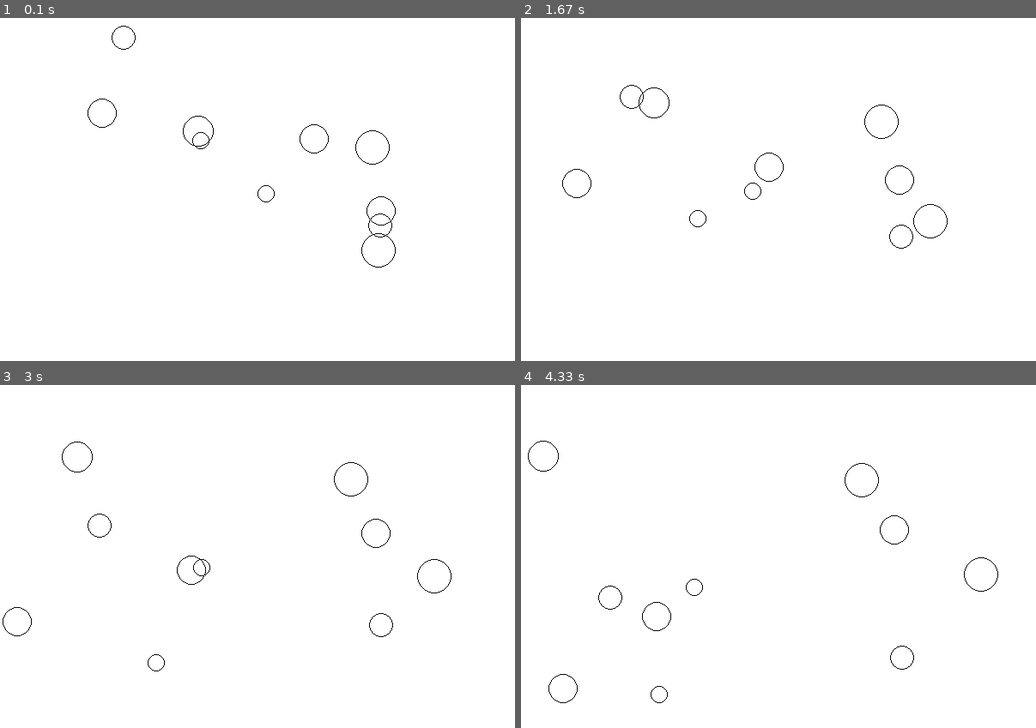
Above: before the commit, frames 1-4 (two rows, left to right).
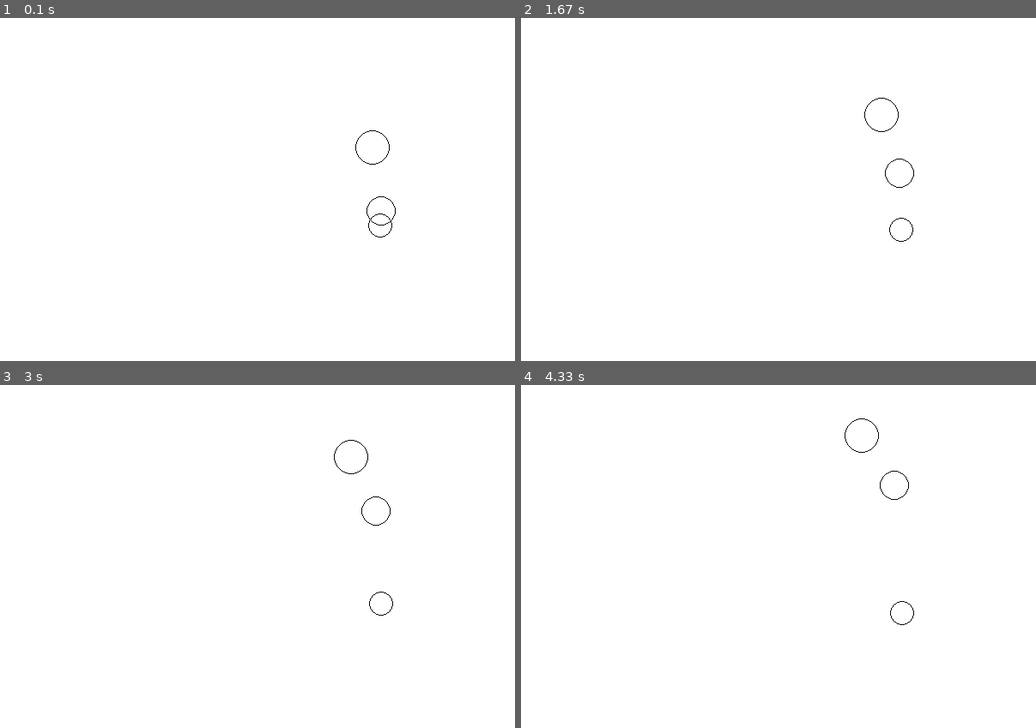
Above: after the commit, the same moments.

Repository: shantanu404/pygame-physics
Game: pygame game, started from main.py
Two runs of this game, one before a commit and one after it. Both use one fixed random seed, a clock stepped at 60 frames per second and the inputs below.
Inputs (mouse positions are in pixels of both pictures, inside the frame that each line leads up to):
- Up to frame 1 (0.1 s): no input
- Up to frame 2 (1.67 s): press the mouse at (778, 210) at 0.37 s; move the mouse to (716, 203) at 0.47 s; release the mouse at (654, 192) at 0.6 s
- Up to frame 3 (3 s): no input
- Up to frame 4 (4.33 s): no input

The runs differ from the first frame. In frame 1, 0.2% of the frame differs, in the area x 17-77%, y 2-73%; in frame 2, 0.5%; in frame 3, 0.5%; in frame 4, 0.5%, in the area x 1-93%, y 9-93%.

Commit message:
Tutorial 7 - Making the simulation interective

Diff:
--- a/force.py
+++ b/force.py
@@ -1,3 +1,3 @@
-GRAVITY = (0, 0.002)
+GRAVITY = (0, 0.0005)
 DRAG = 0.0001
 ELASTICITY = 0.8
--- a/main.py
+++ b/main.py
@@ -1,17 +1,18 @@
 import math
 import random
 import pygame
+
 import particle
-
+import utils
 
 background_color = (255, 255, 255)
 (width, height) = (600, 400)
 
 def main():
 	screen = pygame.display.set_mode((width, height))
-	pygame.display.set_caption("Tutorial 6")
+	pygame.display.set_caption("Tutorial 7")
 
-	num_particles = 10;
+	num_particles = 3;
 	my_particles = []
 
 	for n in range(num_particles):
@@ -25,15 +26,31 @@
 
 		my_particles.append(my_particle)
 
+	selected = None
 	running = True
 	while running:
 		for event in pygame.event.get():
 			if event.type == pygame.QUIT:
 				running = False
 
+			if event.type == pygame.MOUSEBUTTONDOWN:
+				(mouseX, mouseY) = pygame.mouse.get_pos()
+				selected = utils.find_particle(my_particles, mouseX, mouseY)
+
+			if event.type == pygame.MOUSEBUTTONUP:
+				selected = None;
+
+		if selected:
+			(mouseX, mouseY) = pygame.mouse.get_pos()
+			dx = mouseX - selected.x
+			dy = mouseY - selected.y
+			selected.angle = math.atan2(dy, dx) + (math.pi/2)
+			selected.speed = math.hypot(dx, dy) * 0.05
+
 		screen.fill(background_color)
 
 		for my_particle in my_particles:
+			# if selected != my_particle:
 			my_particle.move()
 			my_particle.display()
 		pygame.display.flip()
--- a/utils.py
+++ b/utils.py
@@ -7,3 +7,9 @@
 	mag = math.hypot(x, y)
 	angle = (math.pi/2) - math.atan2(y, x)
 	return (angle, mag)
+
+def find_particle(particles, x, y):
+	for p in particles:
+		if math.hypot(p.x - x, p.y - y) <= p.size:
+			return p
+	return
